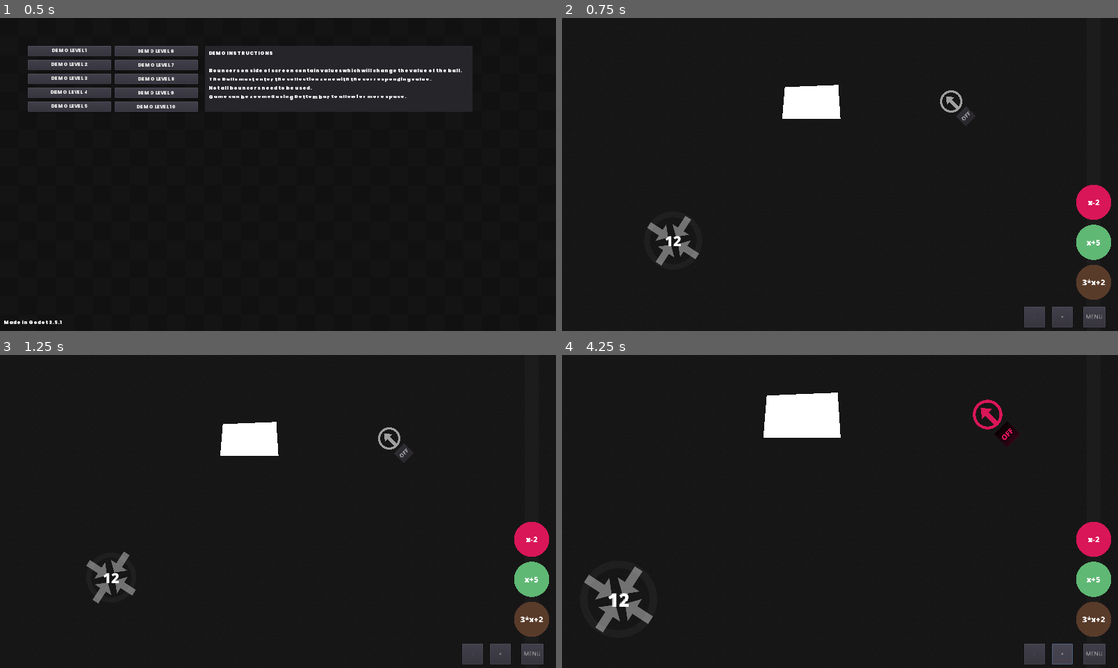
Above: before the commit, frames 1-4 (two rows, left to right).
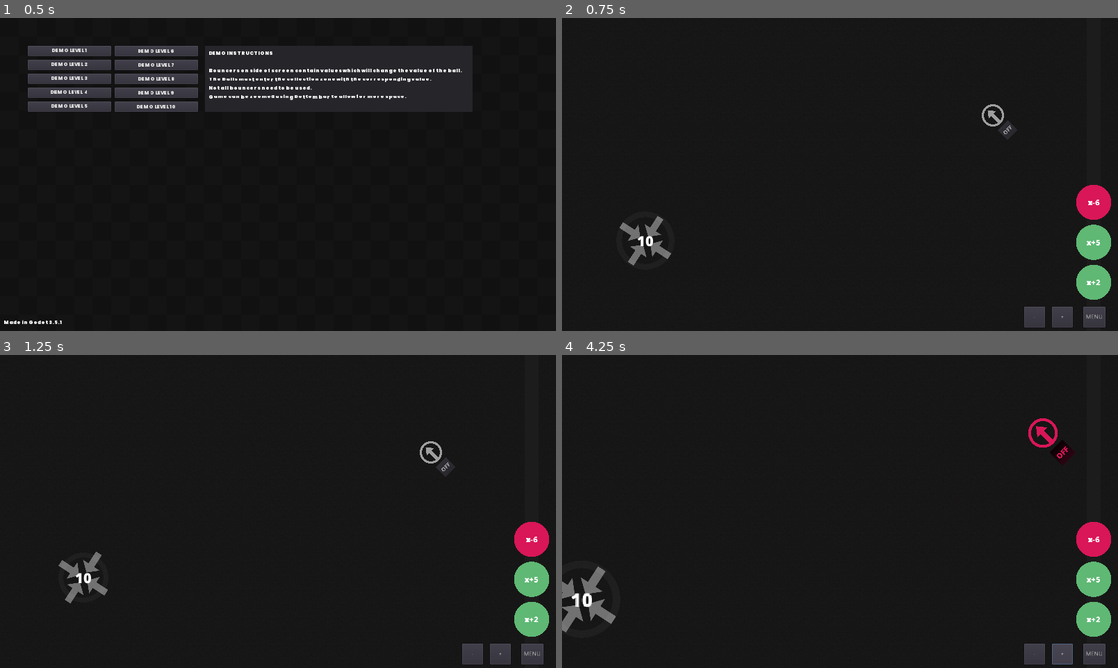
Above: after the commit, the same moments.

Repository: Masonzk/2023TSAVGDSOURCE
Game: Godot game, scene res://Scenes/Menu.tscn
Two runs of this game, one before a commit and one after it. Both use one fixed random seed, a clock stepped at 60 frames per second and the inputs below.
Inputs:
- Up to frame 1 (0.5 s): no input
- Up to frame 2 (0.75 s): click "DEMO LEVEL 1" at 0.5 s
- Up to frame 3 (1.25 s): no input
- Up to frame 4 (4.25 s): click "MENU" at 1.25 s; click "DEMO LEVEL 1" at 2 s; click "OFF" at 2.75 s; click "+" at 3.5 s

Frame 1 is identical in both runs. In frame 2, 2.9% of the frame differs, in the area x 10-99%, y 21-90%; in frame 3, 2.8%; in frame 4, 4.3%, in the area x 0-99%, y 12-90%.

Commit message:
Level 1

Diff:
--- a/Scenes/Levels/1.tscn
+++ b/Scenes/Levels/1.tscn
@@ -3,16 +3,15 @@
 [ext_resource path="res://Scenes/Levels/Base.tscn" type="PackedScene" id=1]
 
 [node name="2" instance=ExtResource( 1 )]
-expressions = [ "3*x+2", "x+5", "x-2" ]
+expressions = [ "x+2", "x+5", "x-6" ]
 
 [node name="StaticBody2D" type="StaticBody2D" parent="." index="0"]
-position = Vector2( 1200, 664 )
-__meta__ = {
-"_edit_group_": true
-}
 
-[node name="CollisionPolygon2D" type="CollisionPolygon2D" parent="StaticBody2D" index="0"]
-polygon = PoolVector2Array( -686, -507, -564, -510, -560, -432, -693, -432 )
+[node name="Emitter" parent="." index="1"]
+position = Vector2( 992, 224 )
+emit_speed = 250.0
+default_value = 3.0
 
-[node name="Polygon2D" type="Polygon2D" parent="StaticBody2D" index="1"]
-polygon = PoolVector2Array( -687, -505, -564, -510, -559, -432, -693, -432 )
+[node name="Collector" parent="." index="2"]
+position = Vector2( 192, 512 )
+desired_value = 10.0
